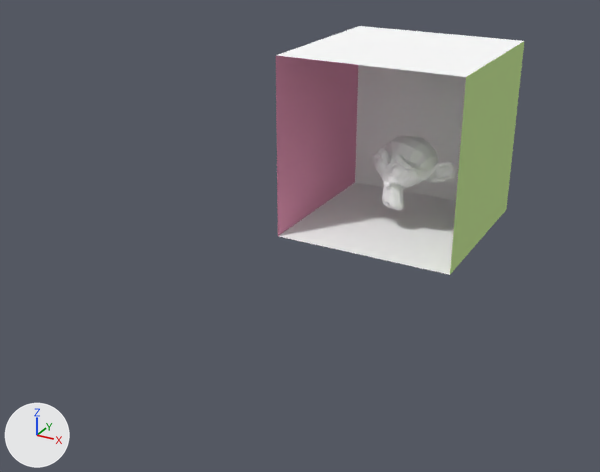
The Blender file resources/models/blender/cornell-suzanne.blend: old version first, new version second.
One viewpoint serves both versions: a camera (50 mm lens) standing at (3.3, -8.3, 3.71) and looking at (-0.27, -1.81, 0.47). The axes (+X, +Y, +Z) are drawn at lower left. The lights are the same throughout.

In view in the first picture: 'Suzanne', 'Walls'.
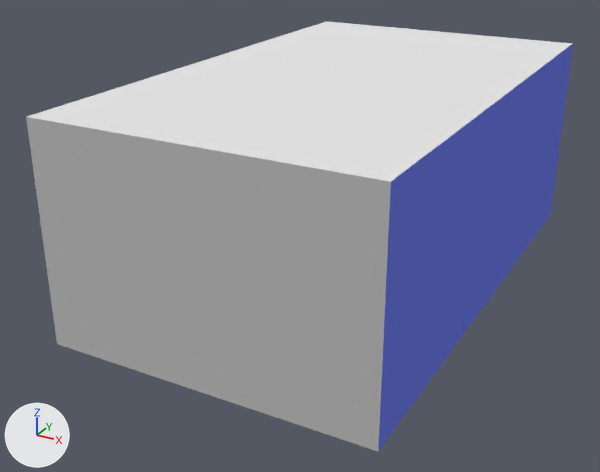
What differs and where, as boxes (x1, y1, x2, y2) in the pictures (600 x 472 px):
'Walls', reshaped, moved, rescaled (120% wider, 72% taller): before (276, 26, 524, 275); after (26, 21, 573, 451)
part 1 of me_walls, added: after (26, 117, 391, 451)
part 2 of me_walls, recoloured: before (355, 65, 466, 200)
part 3 of me_walls, recoloured: before (276, 26, 524, 77); after (27, 21, 573, 182)
part 4 of me_walls, recoloured: before (279, 182, 456, 275)
part 5 of me_walls, recoloured: before (276, 56, 358, 236)
part 6 of me_walls, recoloured: before (450, 42, 524, 274); after (378, 44, 573, 451)
'Suzanne', unchanged, covered by the edit: before (371, 136, 456, 210)

What the commit changed:
Material 'WallLeft' (mat_wallleft) is new.
Its base color is (0.79, 0.8, 0.0) (yellow #e6e700).
Material 'Bottom' (mat_bottom) is new.
Its base color is (0.0908, 0.0908, 0.0908) (dark grey #555555).
Material 'WallBack' (mat_wallback) is new.
Its base color is (0.507, 0.507, 0.507) (grey #bdbdbd).
Material 'Ceiling' (mat_ceiling) is new.
Its base color is (0.8, 0.8, 0.8) (white #e7e7e7).
Material 'WallRight' (mat_wallright) is new.
Its base color is (0.155, 0.2, 0.8) (blue #6e7ce7).
me_walls is used by ob_walls; location (0.0, 0.0, 1.0); rotation (0.0, 0.0, -1.571), in degrees (0, 0, -90).
Verts and faces of me_walls; kept vertices keep their numbers, new ones are numbered from 8.
me_walls had 8 vertices, 10 faces and spanned x -1.0..1.0, y -1.0..1.0, z -1.0..1.0.
me_walls now has 12 vertices, 12 faces and spans x -1.0..1.0, y -1.0..1.0, z -1.0..1.0.
Part 1, on me_walls:
New vertex 8 is at (1.0, 1.0, -1.0), pixel (378, 451).
New vertex 9 is at (1.0, -1.0, -1.0), pixel (56, 344).
New vertex 10 is at (1.0, 1.0, 1.0), pixel (390, 181).
New vertex 11 is at (1.0, -1.0, 1.0), pixel (26, 116).
New faces: (9, 11, 10), (8, 9, 10) (mat_wallback (grey #bdbdbd)).
me_walls part 2: 2 faces spanning x -1.0, y -1.0..1.0, z -1.0..1.0 switch from mat_material (white #ffffff) to mat_wallback (grey #bdbdbd).
me_walls part 3: 2 faces spanning x -1.0..1.0, y -1.0..1.0, z 1.0 switch from mat_material (white #ffffff) to mat_ceiling (white #e7e7e7).
me_walls part 4: 2 faces spanning x -1.0..1.0, y -1.0..1.0, z -1.0 switch from mat_material (white #ffffff) to mat_bottom (dark grey #555555).
me_walls part 5: 2 faces spanning x -1.0..1.0, y -1.0, z -1.0..1.0 switch from mat_left_wall (pink #e799b9) to mat_wallleft (yellow #e6e700).
me_walls part 6: 2 faces spanning x -1.0..1.0, y 1.0, z -1.0..1.0 switch from mat_right_wall (green #c8e799) to mat_wallright (blue #6e7ce7).
Object 'Walls' (ob_walls) moves from (0.0, 0.0, 1.0) to (0.0, -1.4, 1.0).
Object 'Walls' (ob_walls) is rescaled from (1.0, 1.0, 1.0) to (2.5, 1.5, 1.0).
